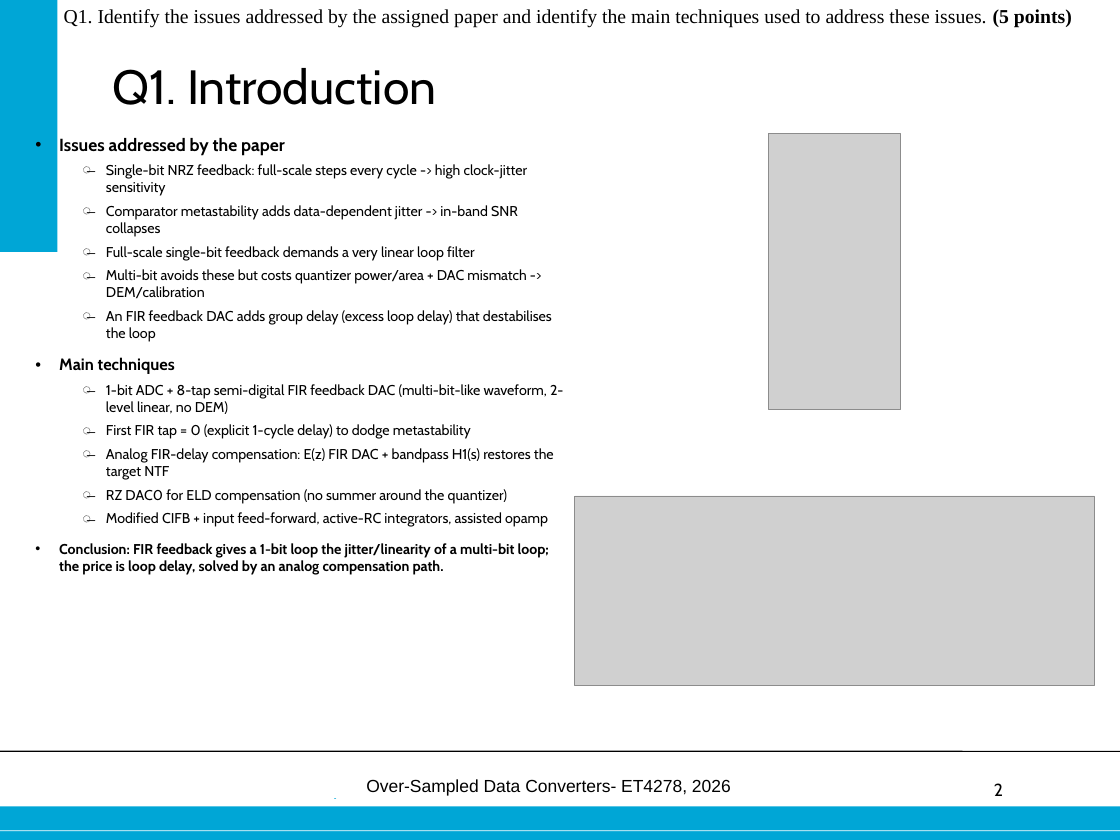
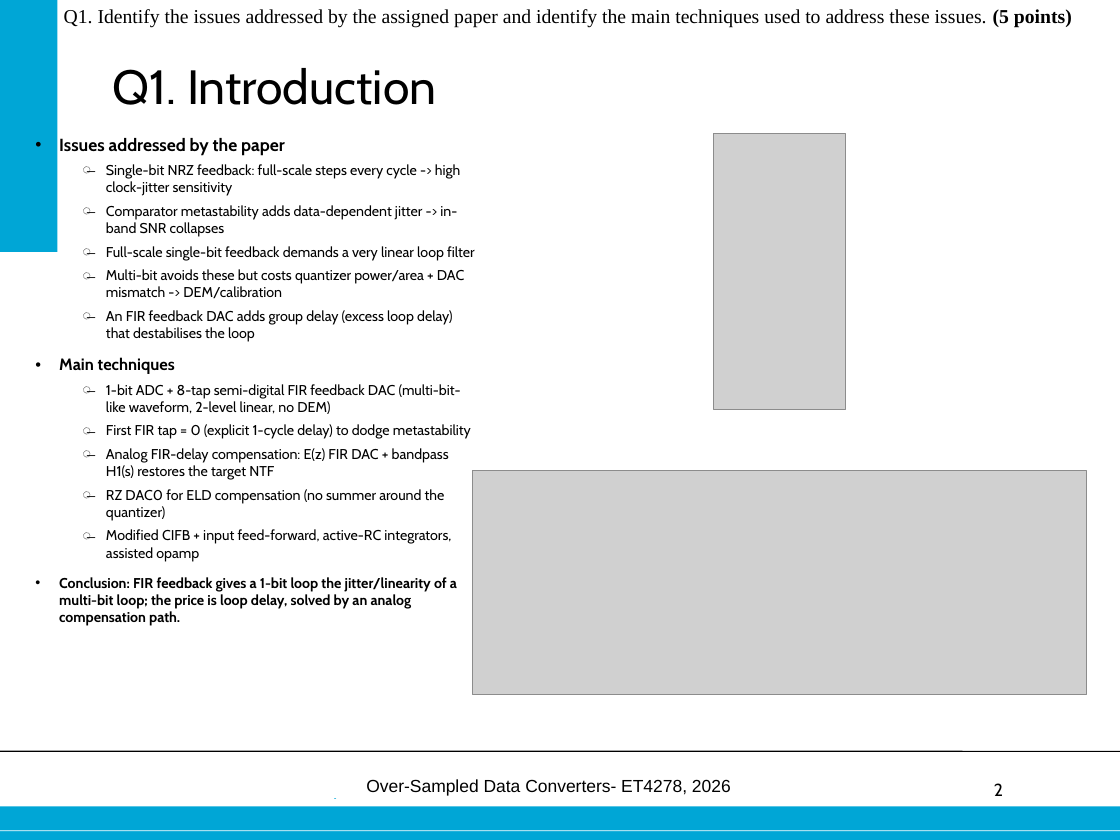
Before and after one commit to danieltyukov/tud-over-sampled-data-converters, a slide deck: slide 2 of practical-exam/Final_oral_exam_Daniel_Tyukov_5714699.pptx. Drawn at 1120x840 pixels with LibreOffice and Linux fonts; fonts in the diff are those of the drawing; grey boxes stand for pictures; background and template pictures are left out. Boxes give left, top, right and bottom in pixels: in the first picture for what was removed or moved away, otherwise in the second. Text is boxed around its words. In the diff, an @@ line names an element or a change of style, - is before the commit and + after.

Commit message:
Refactor FIRDSM techniques and parameters; update plots and presentation
- Updated FIRDSM_techniques_onoff.m to enhance clarity and adjust metastability time constant.
- Refined FIRDSM_thermal_decimation.m for improved voltage scaling and thermal noise analysis.
- Modified build_pptx.py to adjust text sizes and alignments, and added a references slide.
- Adjusted firdsm_coeffs.m and firdsm_params.m for better coefficient handling and parameter definitions.
- Enhanced firdsm_run.m to streamline quantization and integration processes.
- Updated mbq.m for improved mid-rise multi-bit quantization.
- Updated various result images to reflect changes in simulations and analyses.

```diff
--- a/practical-exam/Final_oral_exam_Daniel_Tyukov_5714699.pptx
+++ b/practical-exam/Final_oral_exam_Daniel_Tyukov_5714699.pptx
@@ text "Issues addressed by the paper" rewrapped from (59, 138, 563, 574) to (59, 138, 475, 626) @@
@@ picture: place and size @@
-picture at (769, 134, 900, 410)
+picture at (714, 134, 845, 410)
@@ picture: place and size @@
-picture at (575, 496, 1095, 686)
+picture at (473, 471, 1087, 695)
```
Also in this commit, not shown: 14 other slides changed, 36 other files.
